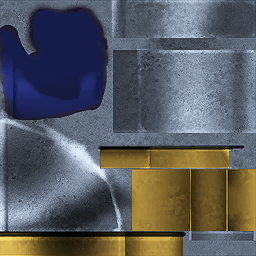
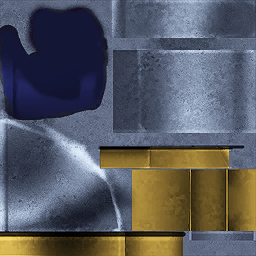
Comparing the layer stacks of the two 256×256 images. Changes:
"Livello 6": opacity 86% → 81% over [left=0, top=0, right=256, bottom=256]
